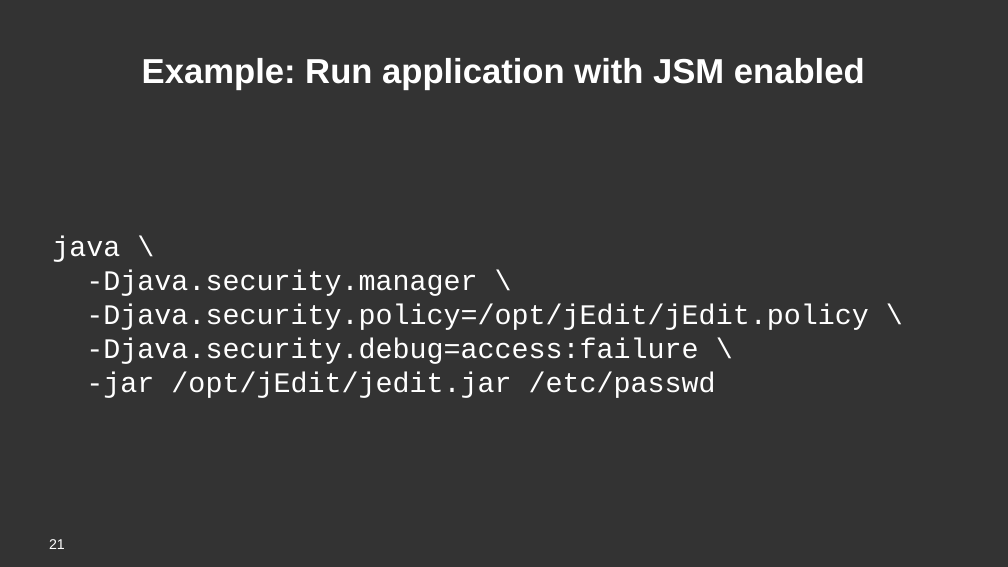
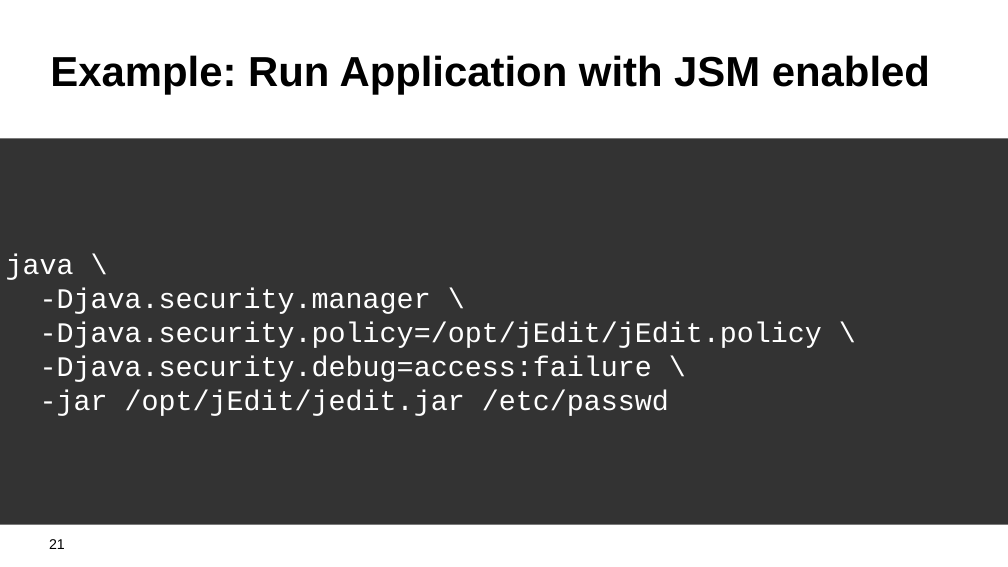
Before and after one commit to kwart/presentations, a slide deck: slide 21 of sec-man-reloaded.odp. Drawn at 1008x567 pixels with LibreOffice and Linux fonts; fonts in the diff are those of the drawing; background and template pictures are left out. Boxes give left, top, right and bottom in pixels: in the first picture for what was removed or moved away, otherwise in the second. Text is boxed around its words. In the diff, an @@ line names an element or a change of style, - is before the commit and + after.

Commit message:
unified style (code examples); threats rework

```diff
--- a/sec-man-reloaded.odp
+++ b/sec-man-reloaded.odp
@@ background #333333 to #FFFFFF @@
@@ title at [50,55,930,95]: text changed; size 44 to 53.2 pt; text colour #FFFFFF to #000000 @@
-Example: Run application with JSM enabled
+Example: Run Application with JSM enabled
@@ rectangle "java \": place and size @@
-rectangle "java \" at [52,235,868,398]
+rectangle "java \" at [0,138,1008,524]
@@ rectangle "java \" at [0,138,1008,524]: fill none to #333333 @@
@@ page number at [49,539,65,549]: text colour #FFFFFF to #000000 @@
```
Also in this commit, not shown: 6 other slides changed.
